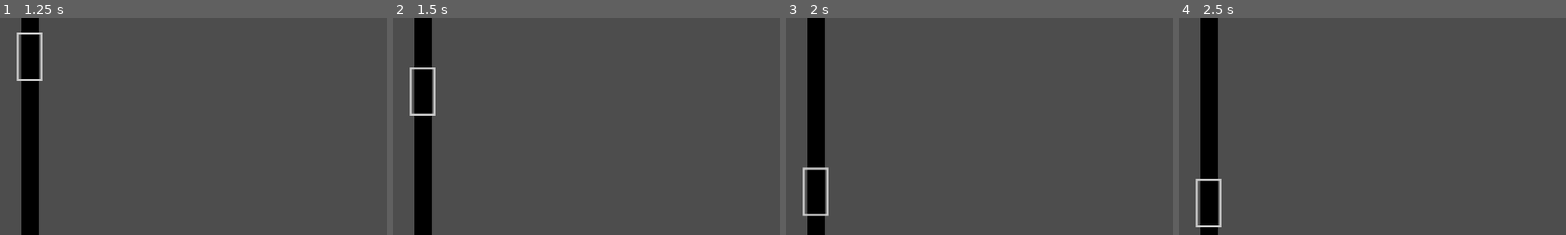
Above: before the commit, frames 1-4 (left to right).
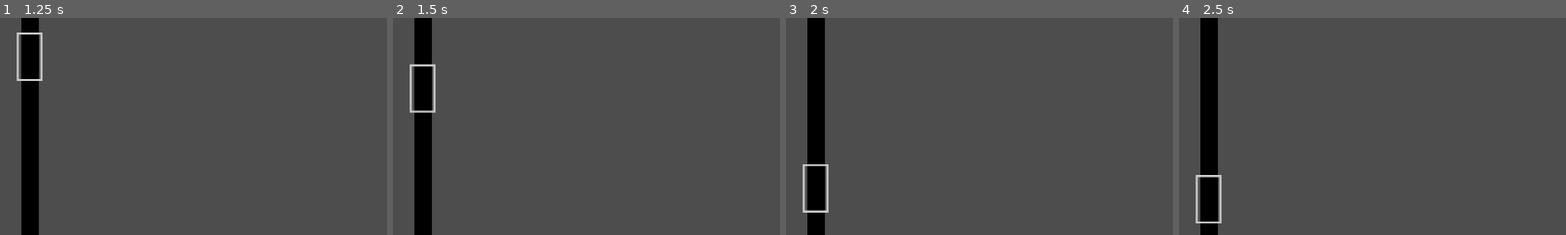
Above: after the commit, the same moments.

Repository: Hanako256/2026-01-10
Game: Godot game, scene res://scenes/game.tscn
Same seed, same stepped clock (60 frames per second), same inputs: the game is played once before the commit and once after it. Sound files missing from this copy of the repository are replaced by a short silence.
Inputs:
- Up to frame 1 (1.25 s): tap Enter at 0.5 s; hold Right from 0.53 s (still down); tap Z (hit_note) at 0.6 s
- Up to frame 2 (1.5 s): tap Space at 1.25 s; release Right at 1.28 s; hold S (move_down) from 1.28 s (still down); tap Z (hit_note) at 1.35 s
- Up to frame 3 (2 s): keep holding S (move_down)
- Up to frame 4 (2.5 s): release S (move_down) at 2.03 s; hold Right from 2.03 s (still down); hold Shift (slow) from 2.03 s (still down); tap Z (hit_note) at 2.3 s
The pictures show only the part of the screen within x 0-50%, y 13-63%; the shares and areas given below are measured in that part.

Frame 1 is identical in both runs. In frame 2, 0.3% of the frame differs, in the area x 4-12%, y 20-46%; in frame 3, 0.3%, in the area x 4-12%, y 67-92%; in frame 4, 0.3%.
Error after the commit: Attempt to call function 'destroy' in base 'null instance' on a null instance. (res://scenes/player.gd:26)

Commit message:
locked player movement to a given range

Diff:
--- a/scenes/game.gd
+++ b/scenes/game.gd
@@ -6,3 +6,12 @@
 	var count = time as int
 	$dialogue_frame/Dialogue.clear()
 	$dialogue_frame/Dialogue.add_text(str(count))
+	if $Player.position.y < $Player_Bounds_Up.position.y:
+		$Player.move_up_allowed = false
+	if $Player.position.y > $Player_Bounds_Down.position.y:
+		$Player.move_down_allowed = false
+
+	if $Player.position.y > $Player_Bounds_Up.position.y:
+		$Player.move_up_allowed = true
+	if $Player.position.y < $Player_Bounds_Down.position.y:
+		$Player.move_down_allowed = true
--- a/scenes/game.tscn
+++ b/scenes/game.tscn
@@ -20,10 +20,10 @@
 [node name="Note Bar" parent="." instance=ExtResource("3_fc0e3")]
 
 [node name="Player_Bounds_Up" type="Marker2D" parent="."]
-position = Vector2(44, 36)
+position = Vector2(45, 72)
 
 [node name="Player_Bounds_Down" type="Marker2D" parent="."]
-position = Vector2(44, 532)
+position = Vector2(44, 494)
 
 [node name="dialogue_frame" parent="." instance=ExtResource("4_7jktm")]
 position = Vector2(500, 572)
--- a/scenes/note_bar.gd
+++ b/scenes/note_bar.gd
@@ -5,3 +5,6 @@
 func _process(delta: float) -> void:
 	velocity.x = -speed
 	position += velocity * delta
+
+func destroy():
+	queue_free()
--- a/scenes/player.gd
+++ b/scenes/player.gd
@@ -5,6 +5,8 @@
 var acceleration = 1
 @export var acc_mult = 1.007
 var velocity = Vector2.ZERO
+var move_up_allowed:bool = true
+var move_down_allowed:bool = true
 
 var perfect:bool = false
 var good:bool = false
@@ -13,13 +15,21 @@
 var score = 0
 
 func _process(delta: float) -> void:
-
-	if (Input.is_action_pressed("move_up")):
-		velocity.y = -speed * acceleration
-		acceleration *= acc_mult
+	if Input.is_action_just_pressed("hit_note"):
+		if  current_note != null:
+			if perfect:
+				score += 5
+			elif good:
+				score += 3
+			elif okay:
+				score += 1
+		$NoteBar.destroy()
+	if (Input.is_action_pressed("move_up") and move_up_allowed):
+			velocity.y = -speed * acceleration
+			acceleration *= acc_mult
 	if (Input.is_action_pressed("move_down")):
-		velocity.y = speed * acceleration
-		acceleration *= acc_mult
+			velocity.y = speed * acceleration
+			acceleration *= acc_mult
 
 	if (Input.is_action_pressed("slow")):
 		speed = slow_speed
@@ -31,6 +41,13 @@
 	if (Input.is_action_just_pressed("move_down") or Input.is_action_just_pressed("move_up")):
 		acceleration = 1
 
+	if (!move_down_allowed):
+		if (velocity.y > 0):
+			velocity.y = 0
+
+	if (!move_up_allowed):
+		if (velocity.y < 0):
+			velocity.y = 0
 	position += velocity * delta
 
 #OkayArea functions
